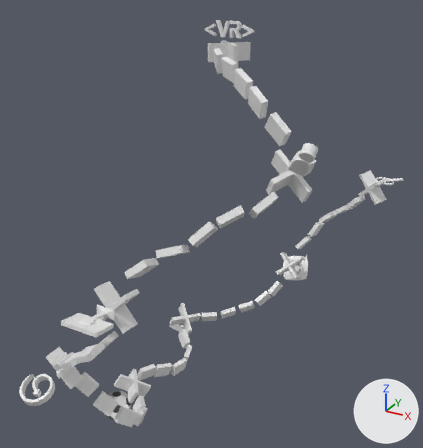
An edit to the glTF model public/assets/3d/Path.gltf, drawn before and after from the same camera.
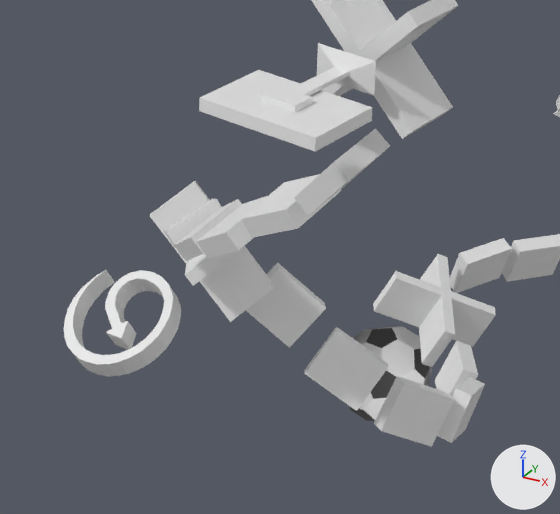
Each version is shown whole from a 50 mm camera at (255.0, -498.0, 272.0) aimed at (-12.0, -12.0, 29.0), then close up on the part from 0% to 40% of the width and 65% to 100% of the height. Arrows for +X, +Y and +Z are at lower right; the lights stay in place. Vertices at the same position are counted once.

Objects in the first close-up: '3-Computer', '4-RumoLogo', '5-Ball', 'United Path'.
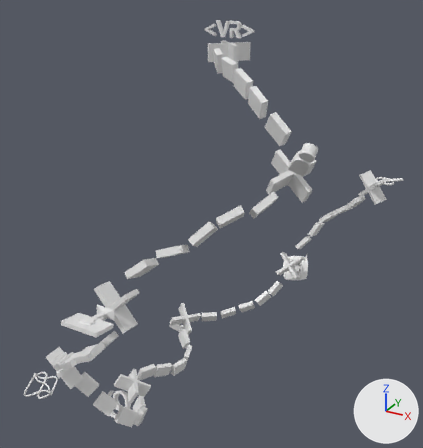
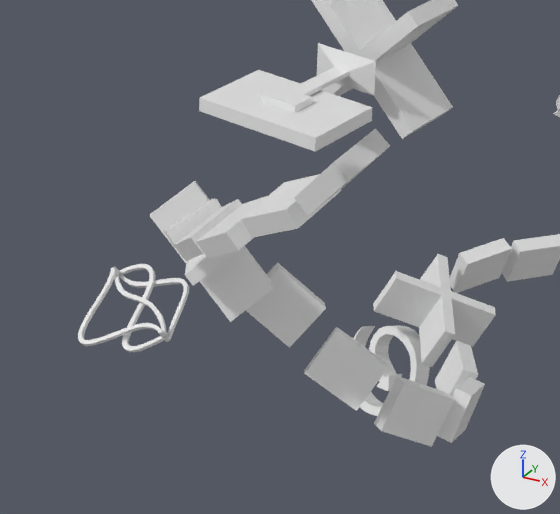
Diff of the bpy script that builds the scene:
```diff
--- a/public/assets/3d/Path.gltf.py
+++ b/public/assets/3d/Path.gltf.py
@@ me_mesh_033 @@
 # used by ob_5_ball; location = (0.0, 0.0, 0.0)
-me_mesh_033.from_pydata(...)  # 60 vertices, 116 faces; spans x -119.2..-86.2, y -92.3..-59.8, z -211.9..-180.0
-me_mesh_033.materials.append(mat_ball_white)  # white #e7e7e7
-me_mesh_033.materials.append(mat_ball_black)  # black #383838
+me_mesh_033.from_pydata(...)  # 152 vertices, 300 faces; spans x -120.4..-86.8, y -85.3..-62.7, z -211.5..-180.8
+# me_mesh_033 part 1: the whole mesh is rebuilt
+# me_mesh_033 part 2: the surface is now shaded flat
@@ me_cube_007 @@
+me_cube_007.from_pydata(...)  # 104 vertices, 204 faces; spans x -126.1..-94.8, y -190.4..-168.0, z -106.3..-94.9
@@ me_cube_006 @@
+me_cube_006.from_pydata(...)  # 72 vertices, 140 faces; spans x -126.0..-94.6, y -181.5..-167.4, z -100.6..-96.1
@@ me_cube_005 @@
+me_cube_005.from_pydata(...)  # 64 vertices, 124 faces; spans x -125.7..-94.3, y -180.4..-163.1, z -103.0..-94.3
@@ me_cube @@
+me_cube.from_pydata(...)  # 88 vertices, 172 faces; spans x -125.8..-94.5, y -186.6..-163.0, z -105.8..-94.4
@@ ob_4_rumologo @@
-ob_4_rumologo = bpy.data.objects.new('4-RumoLogo', me_cylinder_006)
-ob_4_rumologo.location = (0.0, 0.0, 0.0)
@@ ob_4_avanade4 @@
+ob_4_avanade4 = bpy.data.objects.new('4-Avanade4', me_cube_007)
+ob_4_avanade4.location = (0.0, 0.0, 0.0)
@@ ob_4_avanade3 @@
+ob_4_avanade3 = bpy.data.objects.new('4-Avanade3', me_cube_006)
+ob_4_avanade3.location = (0.0, 0.0, 0.0)
@@ ob_4_avanade1 @@
+ob_4_avanade1 = bpy.data.objects.new('4-Avanade1', me_cube_005)
+ob_4_avanade1.location = (0.0, 0.0, 0.0)
@@ ob_4_avanade2 @@
+ob_4_avanade2 = bpy.data.objects.new('4-Avanade2', me_cube)
+ob_4_avanade2.location = (0.0, 0.0, 0.0)
```

Boxes (x1, y1, x2, y2) around the edits, measured in the close-ups (560 x 514 px):
'4-RumoLogo', deleted
    before: (63, 270, 181, 376)
'5-Ball', reshaped (7% narrower)
    before: (349, 327, 432, 421)
    after: (353, 325, 430, 416)
'4-Avanade4', added
    after: (78, 266, 164, 346)
'4-Avanade2', added
    after: (119, 264, 168, 352)
'4-Avanade1', added
    after: (119, 275, 189, 342)
'4-Avanade3', added
    after: (114, 269, 167, 337)
part 1 of me_mesh_033, built on
    before: (349, 327, 432, 421)
    after: (353, 325, 430, 416)
